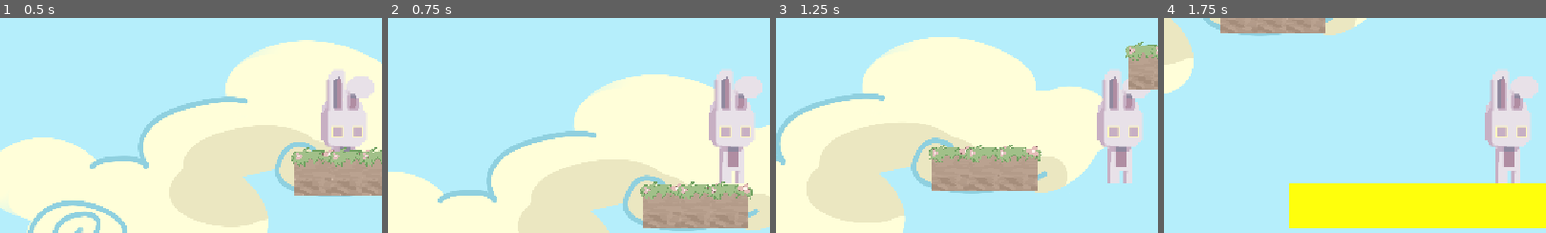
Above: before the commit, frames 1-4 (left to right).
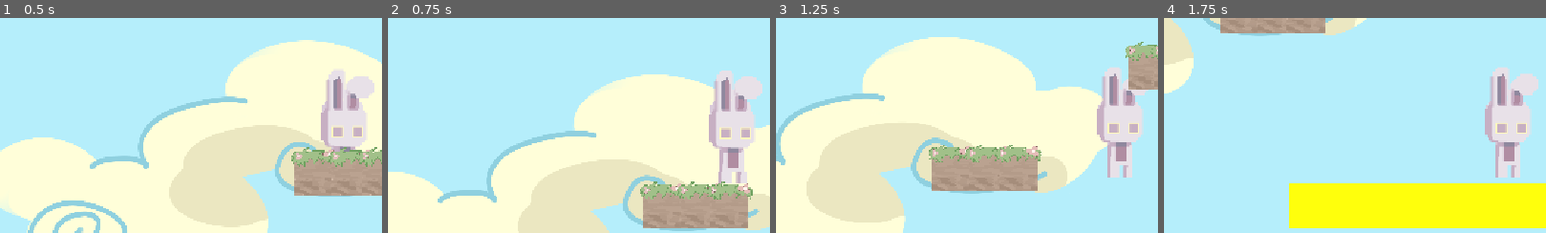
Above: after the commit, the same moments.

Repository: cyberangelina6/bounce-back-gamejam
Game: Godot game, scene res://level1.tscn
Same seed, same stepped clock (60 frames per second), same inputs: the game is played once before the commit and once after it. This scene is started directly instead of the project's main scene.
Inputs:
- Up to frame 1 (0.5 s): no input
- Up to frame 2 (0.75 s): tap Enter at 0.5 s; hold Right (ui_right) from 0.53 s (still down); tap W (jump) at 0.6 s
- Up to frame 3 (1.25 s): keep holding Right (ui_right); tap W (jump) at 0.77, 1.07 s
- Up to frame 4 (1.75 s): keep holding Right (ui_right); tap W (jump) at 1.35, 1.52 s
The pictures show only the part of the screen within x 5-55%, y 24-74%; the shares and areas given below are measured in that part.

Frame 1 is identical in both runs. In frame 2, 0.5% of the frame differs, in the area x 84-98%, y 24-77%; in frame 3, 1.3%; in frame 4, 1.4%, in the area x 84-98%, y 23-77%.

Commit message:
Update character_body_2d.gd

Diff:
--- a/character_body_2d.gd
+++ b/character_body_2d.gd
@@ -5,6 +5,7 @@
 @export var jump_cut_multiplier = 0.4
 
 var gravity = ProjectSettings.get_setting("physics/2d/default_gravity")
+@onready var anim = $AnimatedSprite2D
 
 func _physics_process(delta):
 
@@ -19,6 +20,7 @@
 	# Jump
 	if Input.is_action_just_pressed("jump") and is_on_floor():
 		velocity.y = jump_velocity
+		anim.play("jump")
 	# Variable jump height
 	if Input.is_action_just_released("jump") and velocity.y < 0:
 		velocity.y *= jump_cut_multiplier
